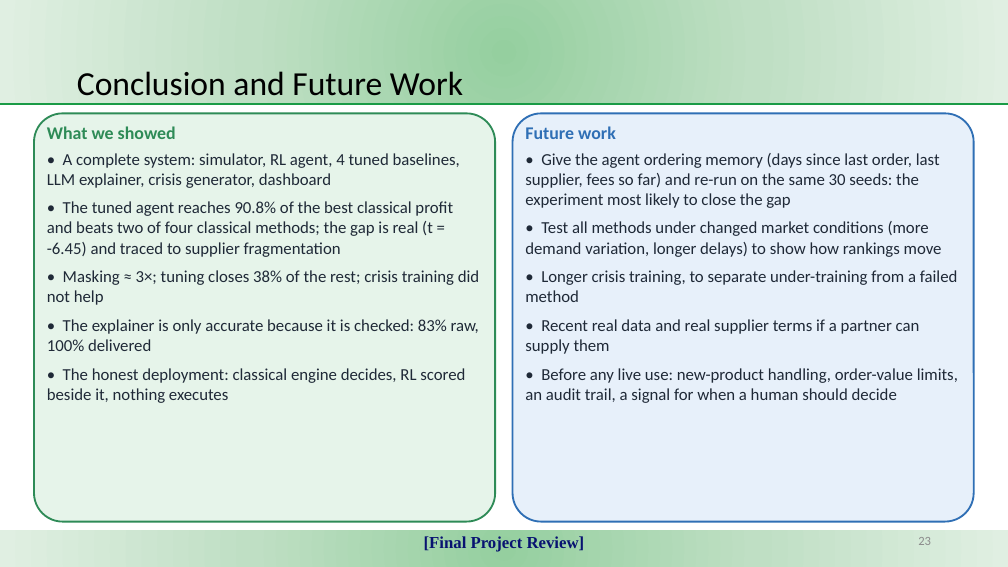
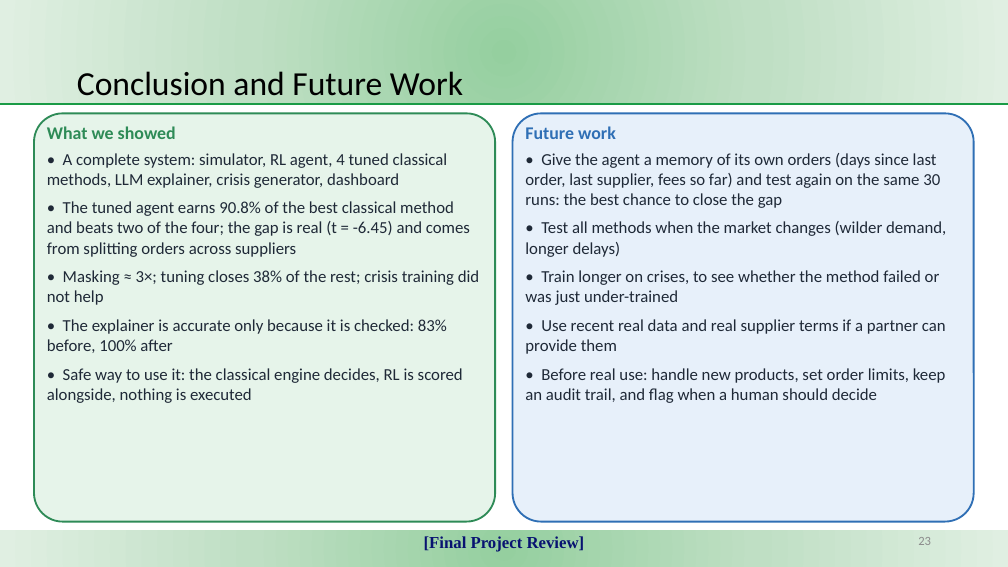
Before and after one commit to KJSK-Koushik/Supply-AI-RL-Explainable-supply-chain-Optimisation, a slide deck: slide 23 of reports/SupplyAI-RL_Final_Project_Review.pptx. Drawn at 1008x567 pixels with LibreOffice and Linux fonts; fonts in the diff are those of the drawing. Boxes give left, top, right and bottom in pixels: in the first picture for what was removed or moved away, otherwise in the second. Text is boxed around its words. In the diff, an @@ line names an element or a change of style, - is before the commit and + after.

Commit message:
Rewrite the final-review deck text in simpler words
Same slides, layout and numbers. Plain-English wording for the introduction,
problem, gaps, objectives, methodology, dataset, baselines, explainer,
crisis, dashboard, results and conclusion slides and for the three
infographics (architecture, agent loop, explainer pipeline). Technical terms
are kept but explained where they first appear.

scripts/simplify_deck_text.py records the edit. It rewrites text in place and
is not a build step.

```diff
--- a/reports/SupplyAI-RL_Final_Project_Review.pptx
+++ b/reports/SupplyAI-RL_Final_Project_Review.pptx
@@ text at (x1=47, y1=153, x2=470, y2=257): text changed @@
-• A complete system: simulator, RL agent, 4 tuned baselines, LLM explainer, crisis generator, dashboard
-• The tuned agent reaches 90.8% of the best classical profit and beats two of four classical methods; the gap is real (t = -6.45) and traced to supplier fragmentation
+• A complete system: simulator, RL agent, 4 tuned classical methods, LLM explainer, crisis generator, dashboard
+• The tuned agent earns 90.8% of the best classical method and beats two of the four; the gap is real (t = -6.45) and comes from splitting orders across suppliers
@@ text at (x1=525, y1=153, x2=946, y2=403): text changed @@
-• Give the agent ordering memory (days since last order, last supplier, fees so far) and re-run on the same 30 seeds: the experiment most likely to close the gap
-• Test all methods under changed market conditions (more demand variation, longer delays) to show how rankings move
-• Longer crisis training, to separate under-training from a failed method
-• Recent real data and real supplier terms if a partner can supply them
-• Before any live use: new-product handling, order-value limits, an audit trail, a signal for when a human should decide
+• Give the agent a memory of its own orders (days since last order, last supplier, fees so far) and test again on the same 30 runs: the best chance to close the gap
+• Test all methods when the market changes (wilder demand, longer delays)
+• Train longer on crises, to see whether the method failed or was just under-trained
+• Use recent real data and real supplier terms if a partner can provide them
+• Before real use: handle new products, set order limits, keep an audit trail, and flag when a human should decide
@@ text at (x1=47, y1=319, x2=463, y2=403): text changed @@
-• The explainer is only accurate because it is checked: 83% raw, 100% delivered
-• The honest deployment: classical engine decides, RL scored beside it, nothing executes
+• The explainer is accurate only because it is checked: 83% before, 100% after
+• Safe way to use it: the classical engine decides, RL is scored alongside, nothing is executed
```
Also in this commit, not shown: 19 other slides changed, 7 other files.
